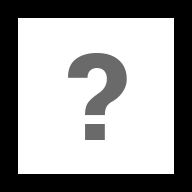
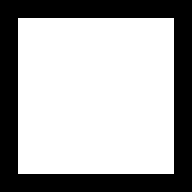
Layer changes from the first (192, 192) image to the second:
hid "?", painted on it over [68, 53, 127, 140]
